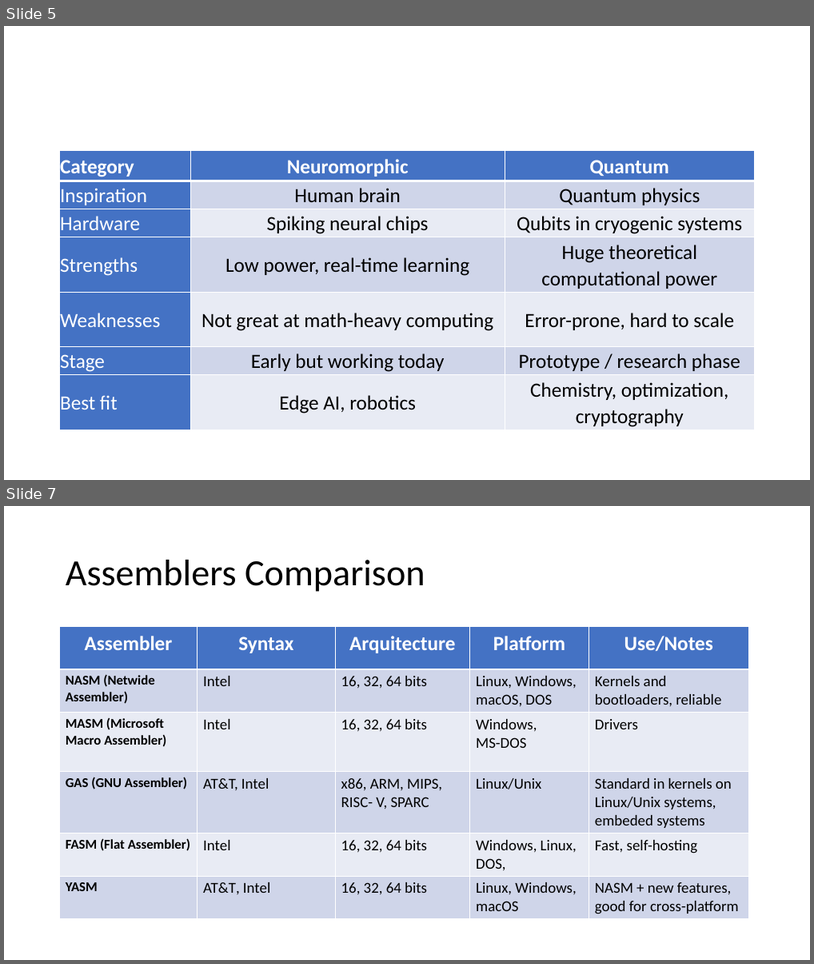
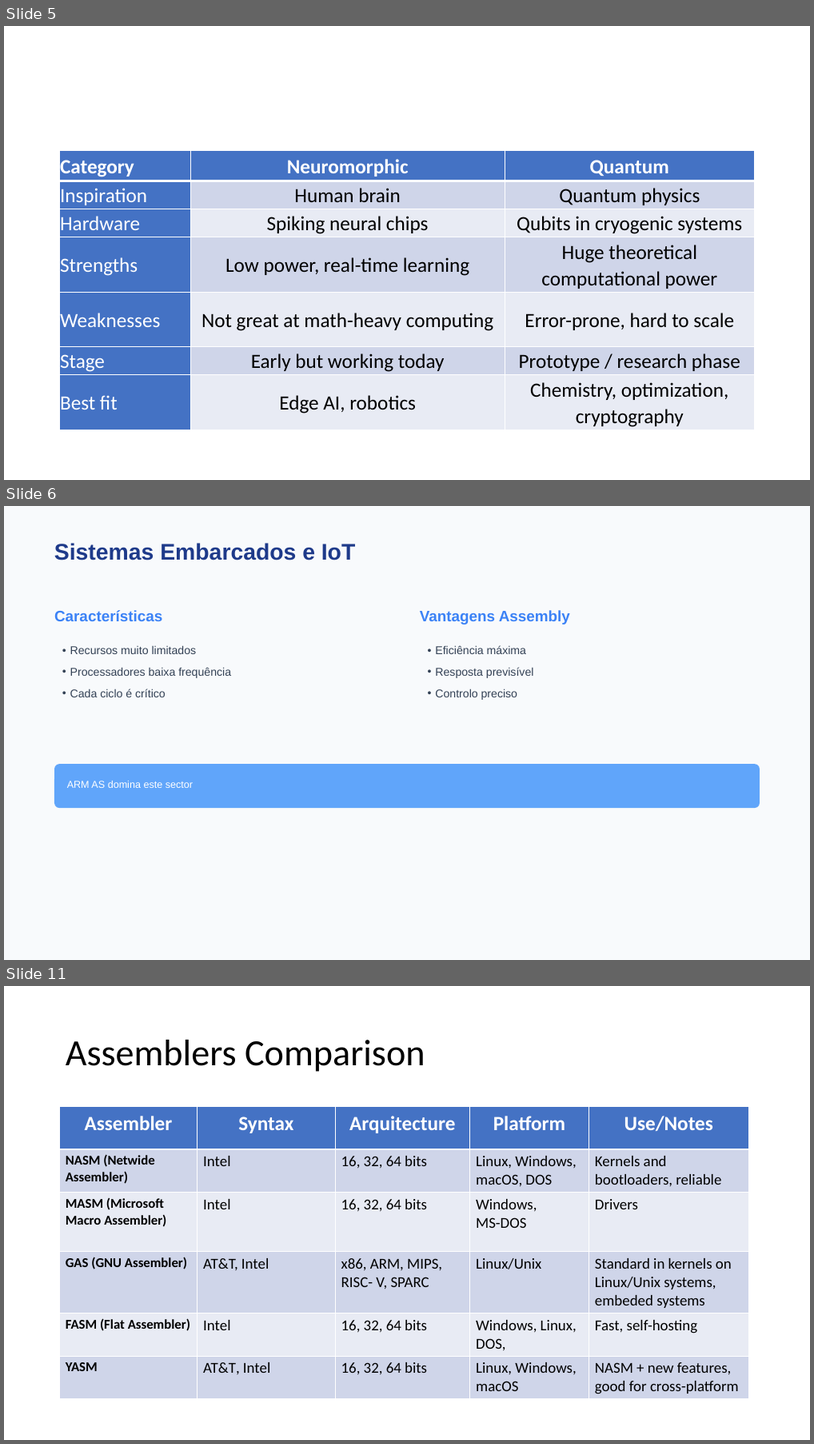
Before and after one commit to FabioRodrigues0/Faculdade, a slide deck: acomp/trabalhos_praticos/Apresentação ADC - Assembly.pptx. Shown one above the other, each under a label of ours: slides 5 and 7 before the commit, slides 5, 6 and 11 after it; the slides between them are not shown. The pictures are 814x964 and 814x1444 pixels, drawn with LibreOffice and Linux fonts; fonts in the diff are those of the drawing. Boxes give left, top, right and bottom in pixels: in the first picture for what was removed or moved away, otherwise in the second. Text is boxed around its words. In the diff, an @@ line names an element or a change of style, - is before the commit and + after.

```diff
--- a/acomp/trabalhos_praticos/Apresentação ADC - Assembly.pptx
+++ b/acomp/trabalhos_praticos/Apresentação ADC - Assembly.pptx
@@ slide 6 added at <box>4,506,810,960</box>, background #F8FAFC @@
@@ text added at <box>54,543,355,560</box>, 27 pt, text #1E3A8A, bold @@
+Sistemas Embarcados e IoT
@@ text added at <box>54,610,162,621</box>, 18 pt, text #3B82F6, bold @@
+Características
@@ text added at <box>420,610,570,624</box>, 18 pt, text #3B82F6, bold @@
+Vantagens Assembly
@@ text added at <box>70,645,231,697</box>, 13.5 pt, text #334155 @@
+• Recursos muito limitados
+• Processadores baixa frequência
+• Cada ciclo é crítico
@@ text added at <box>435,645,534,700</box>, 13.5 pt, text #334155 @@
+• Eficiência máxima
+• Resposta previsível
+• Controlo preciso
@@ rounded rectangle added at <box>54,764,760,808</box>, fill #60A5FA @@
@@ text added at <box>67,780,193,788</box>, 12 pt, text #FFFFFF @@
+ARM AS domina este sector
@@ what was slide 7 is now slide 11 @@
```
Also in this commit, not shown: 4 other slides added, 1 slide removed.
